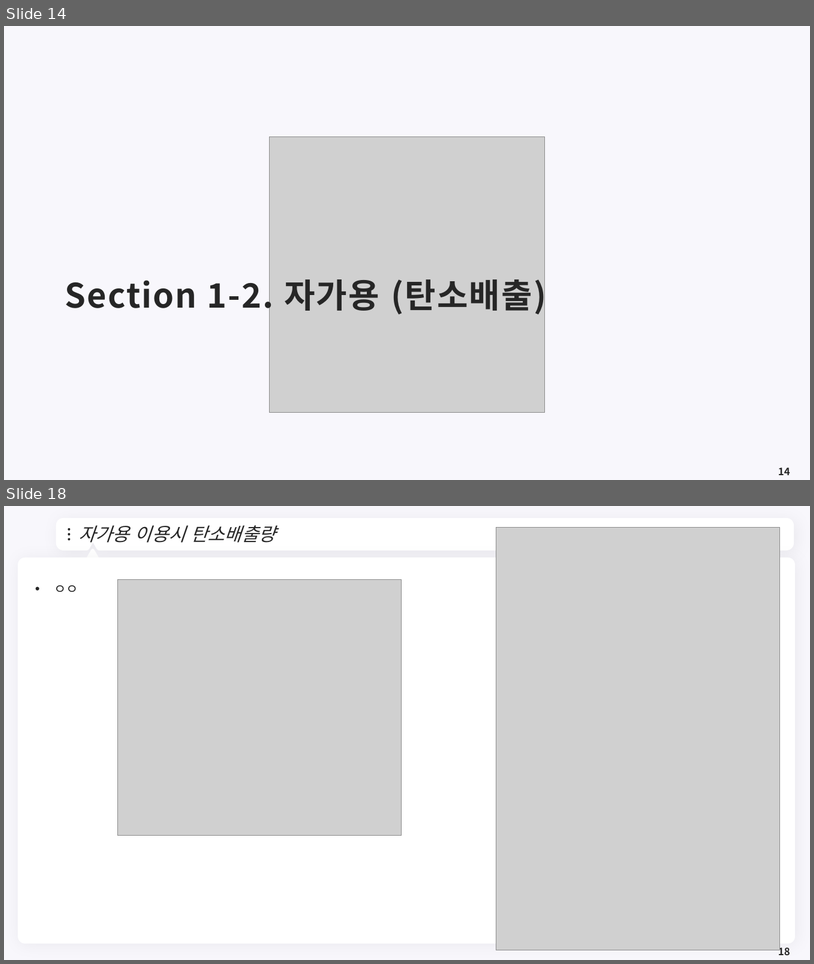
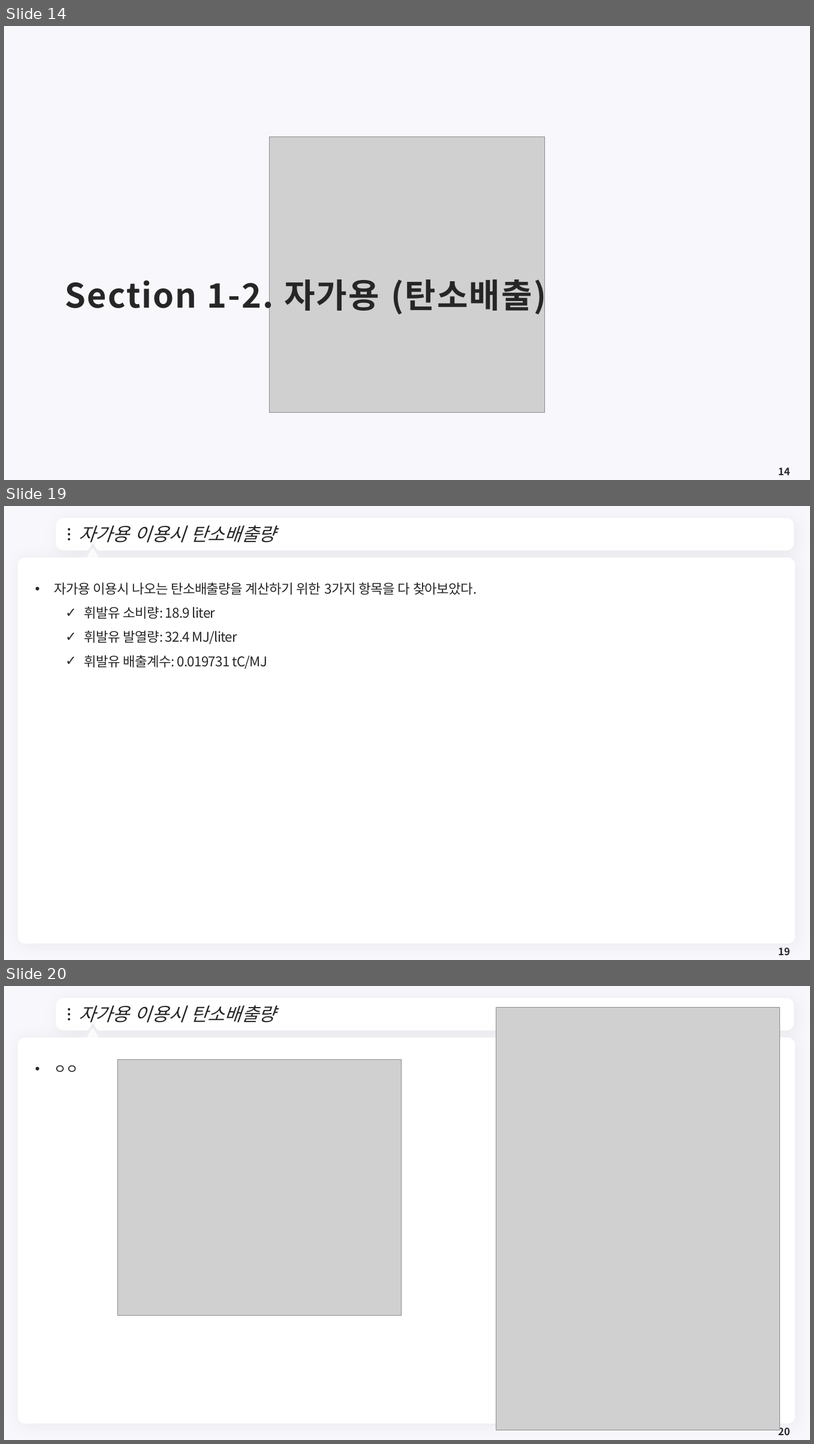
Before and after one commit to meandthey/Teaching, a slide deck: 생활속의 경제/01_Lectures/생활속의 경제_(에너지경제).pptx. Shown one above the other, each under a label of ours: slides 14 and 18 before the commit, slides 14, 19 and 20 after it; the slides between them are not shown. The pictures are 814x964 and 814x1444 pixels, drawn with LibreOffice and Linux fonts; fonts in the diff are those of the drawing; grey boxes stand for pictures; background and template pictures are left out. Boxes give left, top, right and bottom in pixels: in the first picture for what was removed or moved away, otherwise in the second. Text is boxed around its words. In the diff, an @@ line names an element or a change of style, - is before the commit and + after.

```diff
--- a/생활속의 경제/01_Lectures/생활속의 경제_(에너지경제).pptx
+++ b/생활속의 경제/01_Lectures/생활속의 경제_(에너지경제).pptx
@@ slide 19 added at [4,506,810,960], background #F8F7FC; not listed: 7 template elements that a slide beside it also shows @@
@@ title added at [78,525,275,543], 22 pt, text #262626, italic @@
+자가용 이용시 탄소배출량
@@ text added at [54,582,477,669], 16 pt, text #262626 @@
+• 자가용 이용시 나오는 탄소배출량을 계산하기 위한 3가지 항목을 다 찾아보았다.
+  ✓ 휘발유 소비량: 18.9 liter
+  ✓ 휘발유 발열량: 32.4 MJ/liter
+  ✓ 휘발유 배출계수: 0.019731 tC/MJ
@@ page number added at [779,947,791,955], 12 pt, text #262626, bold @@
+19
@@ what was slide 18 is now slide 20 @@
@@ page number at [779,1425,791,1435]: text changed @@
-18
+20
```
Also in this commit, not shown: 10 slides changed, 1 other slide added.
